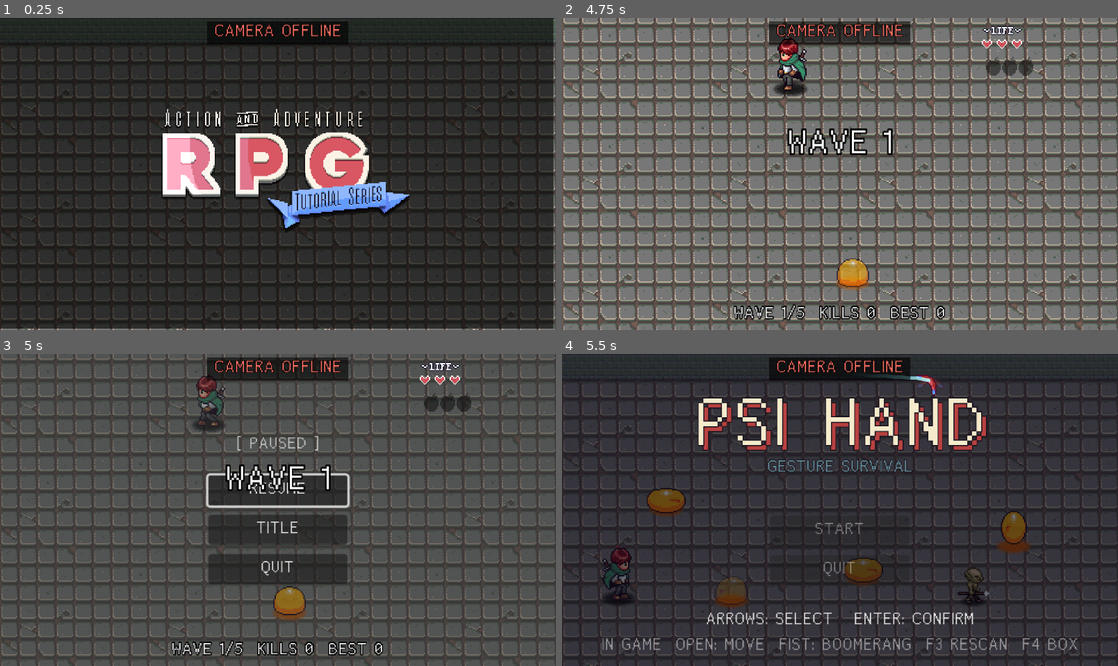
Above: before the commit, frames 1-4 (two rows, left to right).
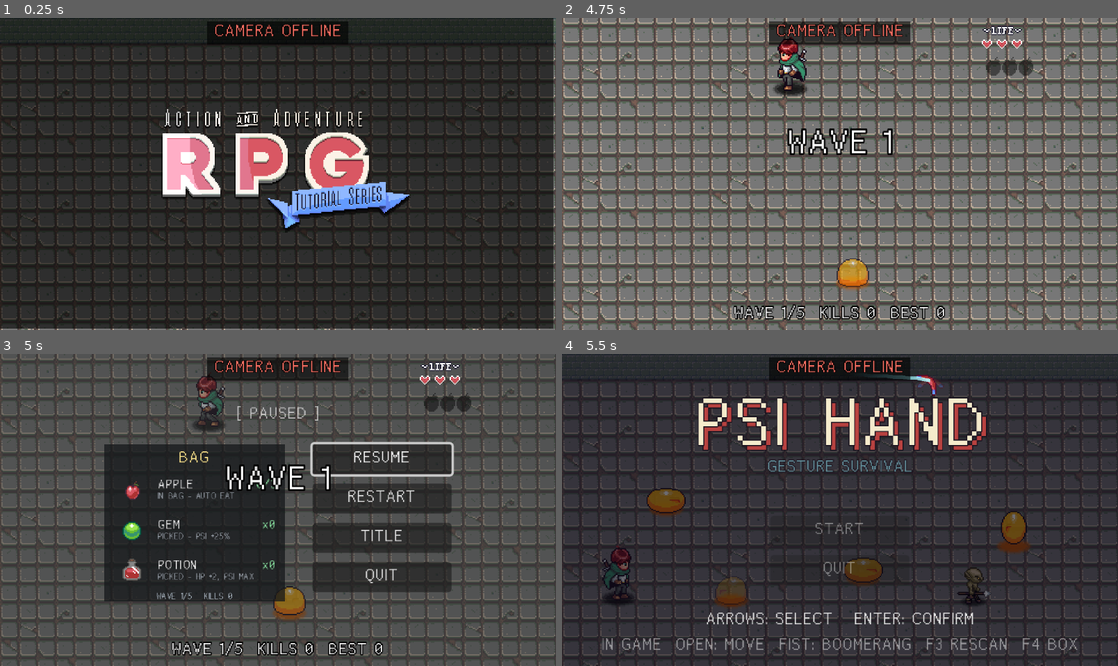
Above: after the commit, the same moments.

Repository: cjhDuke/AARPG-Gesture
Game: Godot game, scene res://ui/title/title_scene.tscn
Same seed, same stepped clock (60 frames per second), same inputs: the game is played once before the commit and once after it.
Inputs (mouse positions are in pixels of both pictures, inside the frame that each line leads up to):
- Up to frame 1 (0.25 s): no input
- Up to frame 2 (4.75 s): tap Enter at 0.5 s; move the mouse to (962, 158) at 0.52 s; hold D (right) 0.53-1.28 s; hold L (ability) 0.53-1.28 s; click (962, 158) at 0.67 s; move the mouse to (728, 189) at 1.27 s; hold S (down) 1.28-2.03 s; tap Z (attack) at 1.35 s; move the mouse to (895, 105) at 2.02 s; hold D (right) 2.03-2.75 s; tap 0 at 2.1 s; click "START" at 2.75 s; move the mouse to (812, 236) at 3.52 s; hold W (up) 3.53-4.28 s; tap I at 3.6 s; click (812, 236) at 3.67 s; move the mouse to (1006, 220) at 4.27 s; hold A (left) from 4.28 s (still down); tap G at 4.35 s
- Up to frame 3 (5 s): keep holding A (left); tap Escape (pause) at 4.9 s
- Up to frame 4 (5.5 s): release A (left) at 5 s; click "TITLE" at 5 s

Frames 1-2 are identical in both runs. In frame 3, 21% of the frame differs, in the area x 18-82%, y 16-80%; in frame 4, nothing differs.

Commit message:
feat: 暂停菜单加背包面板和 RESTART
- Esc 暂停时左侧显示背包：背包里的苹果数、本局拾取的宝石和药水数、波次和击杀
- 新增 RESTART 按钮，直接重开当前一局
- 背包内容和重开由关卡通过 PauseMenu.bag_provider / restart_handler 提供，练习场不显示

Diff:
--- a/levels/survival/pickups/loot_dropper.gd
+++ b/levels/survival/pickups/loot_dropper.gd
@@ -25,6 +25,9 @@
 
 ## 背包里的苹果：满血时捡到的苹果存这里，受伤后自动吃
 var bag_apples : int = 0
+
+## 本局各类掉落物的拾取次数（下标是 Pickup.Kind），暂停菜单的背包面板用
+var picked : Array[int] = [ 0, 0, 0 ]
 
 var _kills_since_apple : int = 0
 var _eat_timer : float = 0.0
@@ -90,6 +93,7 @@
 	p.lifetime = lifetime
 	p.controller = controller
 	p.loot = self
+	p.collected.connect( func( k : int ) -> void: picked[k] += 1 )
 	parent.add_child( p )
 	p.global_position = _clamp_to_arena( from )
 	p.pop_to( _clamp_to_arena( dest ) )
@@ -101,6 +105,7 @@
 	_kills_since_apple = 0
 	_eat_timer = 0.0
 	bag_apples = 0
+	picked = [ 0, 0, 0 ]
 	bag_changed.emit( bag_apples, BAG_CAPACITY )
 	if not is_inside_tree():
 		return
--- a/levels/survival/survival_arena.gd
+++ b/levels/survival/survival_arena.gd
@@ -41,6 +41,8 @@
 	add_child( loot )
 	loot.bag_changed.connect( hud.set_bag )
 	hud.set_bag( 0, LootDropper.BAG_CAPACITY )
+	PauseMenu.bag_provider = _bag_info
+	PauseMenu.restart_handler = _start_run
 	spawner.enemy_destroyed_at.connect( loot.handle_enemy_destroyed )
 	spawner.enemy_killed.connect( _on_enemy_killed )
 	spawner.wave_cleared.connect( _on_wave_cleared )
@@ -51,6 +53,7 @@
 
 
 func _free_level() -> void:
+	PauseMenu.clear_level_hooks()
 	_clear_death_fx()
 	_clear_rewards()
 	controller.release_player()
@@ -126,6 +129,21 @@
 	wave_timer.start( WAVE_DELAY )
 
 
+## 暂停菜单背包面板的内容
+func _bag_info() -> Dictionary:
+	return {
+		"status": "WAVE %d/%d   KILLS %d" % [ maxi( wave, 1 ), WaveSpawner.WAVES.size(), kills ],
+		"rows": [
+			{ "region": Pickup.REGIONS[Pickup.Kind.APPLE], "name": "APPLE",
+				"value": "%d/%d" % [ loot.bag_apples, LootDropper.BAG_CAPACITY ], "note": "IN BAG - AUTO EAT" },
+			{ "region": Pickup.REGIONS[Pickup.Kind.GEM], "name": "GEM",
+				"value": "x%d" % loot.picked[Pickup.Kind.GEM], "note": "PICKED - PSI +25%" },
+			{ "region": Pickup.REGIONS[Pickup.Kind.POTION], "name": "POTION",
+				"value": "x%d" % loot.picked[Pickup.Kind.POTION], "note": "PICKED - HP +2, PSI MAX" },
+		],
+	}
+
+
 ## 清掉宝箱、掉落物和飘字
 func _clear_rewards() -> void:
 	if is_instance_valid( _chest ):
--- a/ui/pause_menu/pause_menu.gd
+++ b/ui/pause_menu/pause_menu.gd
@@ -1,30 +1,46 @@
 extends CanvasLayer
-## 暂停菜单（autoload: PauseMenu）：RESUME / TITLE / QUIT
+## 暂停菜单（autoload: PauseMenu）：RESUME / RESTART / TITLE / QUIT，左侧可显示背包面板。
+## 背包内容和重开由当前关卡提供：关卡在 _ready 里设 bag_provider / restart_handler，释放时调 clear_level_hooks()。
+## 没有提供时（练习场、标题）不显示背包面板和 RESTART，按钮居中。
 
 const TITLE_SCENE : String = "res://ui/title/title_scene.tscn"
+const ITEMS_TEXTURE : Texture2D = preload( "res://levels/survival/pickups/items.png" )
+## 有背包面板时，面板和按钮列各自的左边缘（相对屏幕中心的 x 偏移）及面板尺寸
+const BAG_PANEL_X : float = -150.0
+const BAG_PANEL_SIZE := Vector2( 156, 136 )
+const BUTTONS_X_WITH_BAG : float = 30.0
+const BUTTONS_X_CENTERED : float = -60.0
+const BUTTONS_WIDTH : float = 120.0
+const PANEL_TOP : float = 78.0
 
 signal shown
 signal hidden
 
+@onready var root : Control = $Control
+@onready var button_box : VBoxContainer = $Control/VBoxContainer
 @onready var button_resume: Button = %Button_Resume
+@onready var button_restart: Button = %Button_Restart
 @onready var button_title: Button = %Button_Title
 @onready var button_quit: Button = %Button_Quit
 
 var is_paused : bool = false
+## 返回背包内容：{ "status": String, "rows": Array[{ "region": Rect2, "name": String, "value": String, "note": String }] }
+var bag_provider : Callable
+## 重开当前关卡（菜单已收起、游戏已取消暂停后调用）
+var restart_handler : Callable
+
+var _bag_panel : Control
+var _bag_rows : VBoxContainer
+var _bag_status : Label
 
 
 func _ready() -> void:
+	_build_bag_panel()
 	hide_pause_menu()
 	button_resume.pressed.connect( hide_pause_menu )
+	button_restart.pressed.connect( _on_restart_pressed )
 	button_title.pressed.connect( _on_title_pressed )
 	button_quit.pressed.connect( _on_quit_pressed )
-	# 练习模式没有标题可回：隐藏 TITLE，RESUME / QUIT 上下循环
-	if LevelManager.practice_mode:
-		button_title.visible = false
-		button_resume.focus_neighbor_top = button_quit.get_path()
-		button_resume.focus_neighbor_bottom = button_quit.get_path()
-		button_quit.focus_neighbor_top = button_resume.get_path()
-		button_quit.focus_neighbor_bottom = button_resume.get_path()
 
 
 func _unhandled_input(event: InputEvent) -> void:
@@ -38,8 +54,15 @@
 		get_viewport().set_input_as_handled()
 
 
+## 关卡释放时调用：不再显示背包和 RESTART
+func clear_level_hooks() -> void:
+	bag_provider = Callable()
+	restart_handler = Callable()
+
+
 func show_pause_menu() -> void:
 	get_tree().paused = true
+	_refresh()
 	visible = true
 	is_paused = true
 	button_resume.grab_focus()
@@ -53,6 +76,114 @@
 	hidden.emit()
 
 
+## 按当前关卡提供的内容刷新背包面板、按钮显隐和焦点顺序
+func _refresh() -> void:
+	var has_bag := bag_provider.is_valid()
+	_bag_panel.visible = has_bag
+	if has_bag:
+		_fill_bag( bag_provider.call() )
+	button_restart.visible = restart_handler.is_valid()
+	# 练习模式没有标题可回
+	button_title.visible = not LevelManager.practice_mode
+	var x := BUTTONS_X_WITH_BAG if has_bag else BUTTONS_X_CENTERED
+	button_box.offset_left = x
+	button_box.offset_right = x + BUTTONS_WIDTH
+	# 可见按钮上下循环
+	var buttons : Array[Button] = []
+	for b : Button in [ button_resume, button_restart, button_title, button_quit ]:
+		if b.visible:
+			buttons.append( b )
+	for i in buttons.size():
+		var prev := buttons[ ( i + buttons.size() - 1 ) % buttons.size() ].get_path()
+		var next := buttons[ ( i + 1 ) % buttons.size() ].get_path()
+		buttons[i].focus_neighbor_top = prev
+		buttons[i].focus_neighbor_bottom = next
+		buttons[i].focus_neighbor_left = buttons[i].get_path()
+		buttons[i].focus_neighbor_right = buttons[i].get_path()
+
+
+func _build_bag_panel() -> void:
+	_bag_panel = Control.new()
+	_bag_panel.name = "BagPanel"
+	_bag_panel.anchor_left = 0.5
+	_bag_panel.anchor_right = 0.5
+	_bag_panel.offset_left = BAG_PANEL_X
+	_bag_panel.offset_right = BAG_PANEL_X + BAG_PANEL_SIZE.x
+	_bag_panel.offset_top = PANEL_TOP
+	_bag_panel.offset_bottom = PANEL_TOP + BAG_PANEL_SIZE.y
+	root.add_child( _bag_panel )
+
+	var bg := ColorRect.new()
+	bg.color = Color( 0.08, 0.09, 0.1, 0.75 )
+	bg.set_anchors_preset( Control.PRESET_FULL_RECT )
+	_bag_panel.add_child( bg )
+
+	var box := VBoxContainer.new()
+	box.set_anchors_preset( Control.PRESET_FULL_RECT )
+	box.offset_left = 8.0
+	box.offset_top = 4.0
+	box.offset_right = -8.0
+	box.offset_bottom = -4.0
+	box.add_theme_constant_override( "separation", 2 )
+	_bag_panel.add_child( box )
+
+	var title := _make_label( "BAG", 16, Color( 1.0, 0.9, 0.55 ) )
+	title.horizontal_alignment = HORIZONTAL_ALIGNMENT_CENTER
+	box.add_child( title )
+	_bag_rows = VBoxContainer.new()
+	_bag_rows.add_theme_constant_override( "separation", 3 )
+	_bag_rows.size_flags_vertical = Control.SIZE_EXPAND_FILL
+	box.add_child( _bag_rows )
+	_bag_status = _make_label( "", 8, Color( 0.75, 0.8, 0.85 ) )
+	_bag_status.horizontal_alignment = HORIZONTAL_ALIGNMENT_CENTER
+	box.add_child( _bag_status )
+
+
+func _fill_bag( info : Dictionary ) -> void:
+	for c in _bag_rows.get_children():
+		c.queue_free()
+	for row : Dictionary in info.get( "rows", [] ):
+		var line := HBoxContainer.new()
+		line.add_theme_constant_override( "separation", 6 )
+		var tex := AtlasTexture.new()
+		tex.atlas = ITEMS_TEXTURE
+		tex.region = row["region"]
+		var icon := TextureRect.new()
+		icon.texture = tex
+		icon.custom_minimum_size = Vector2( 26, 26 )
+		icon.stretch_mode = TextureRect.STRETCH_KEEP_CENTERED
+		line.add_child( icon )
+		var text := VBoxContainer.new()
+		text.add_theme_constant_override( "separation", -2 )
+		text.size_flags_horizontal = Control.SIZE_EXPAND_FILL
+		text.alignment = BoxContainer.ALIGNMENT_CENTER
+		var head := HBoxContainer.new()
+		var name_label := _make_label( str( row["name"] ), 12, Color.WHITE )
+		name_label.size_flags_horizontal = Control.SIZE_EXPAND_FILL
+		head.add_child( name_label )
+		head.add_child( _make_label( str( row["value"] ), 12, Color( 0.6, 1.0, 0.7 ) ) )
+		text.add_child( head )
+		text.add_child( _make_label( str( row["note"] ), 8, Color( 0.65, 0.68, 0.72 ) ) )
+		line.add_child( text )
+		_bag_rows.add_child( line )
+	_bag_status.text = str( info.get( "status", "" ) )
+
+
+func _make_label( text : String, font_size : int, color : Color ) -> Label:
+	var label := Label.new()
+	label.text = text
+	label.add_theme_font_size_override( "font_size", font_size )
+	label.add_theme_color_override( "font_color", color )
+	return label
+
+
+func _on_restart_pressed() -> void:
+	var handler := restart_handler
+	hide_pause_menu()
+	if handler.is_valid():
+		handler.call()
+
+
 func _on_title_pressed() -> void:
 	hide_pause_menu()
 	LevelManager.load_new_level( TITLE_SCENE )
--- a/ui/pause_menu/pause_menu.tscn
+++ b/ui/pause_menu/pause_menu.tscn
@@ -30,9 +30,9 @@
 anchor_left = 0.5
 anchor_right = 0.5
 offset_left = -100.0
-offset_top = 70.0
+offset_top = 44.0
 offset_right = 100.0
-offset_bottom = 93.0
+offset_bottom = 67.0
 grow_horizontal = 2
 text = "[ PAUSED ]"
 horizontal_alignment = 1
@@ -43,9 +43,9 @@
 anchor_left = 0.5
 anchor_right = 0.5
 offset_left = -60.0
-offset_top = 105.0
+offset_top = 78.0
 offset_right = 60.0
-offset_bottom = 215.0
+offset_bottom = 214.0
 grow_horizontal = 2
 theme_override_constants/separation = 8
 
@@ -54,6 +54,12 @@
 custom_minimum_size = Vector2(0, 26)
 layout_mode = 2
 text = "RESUME"
+
+[node name="Button_Restart" type="Button" parent="Control/VBoxContainer"]
+unique_name_in_owner = true
+custom_minimum_size = Vector2(0, 26)
+layout_mode = 2
+text = "RESTART"
 
 [node name="Button_Title" type="Button" parent="Control/VBoxContainer"]
 unique_name_in_owner = true
